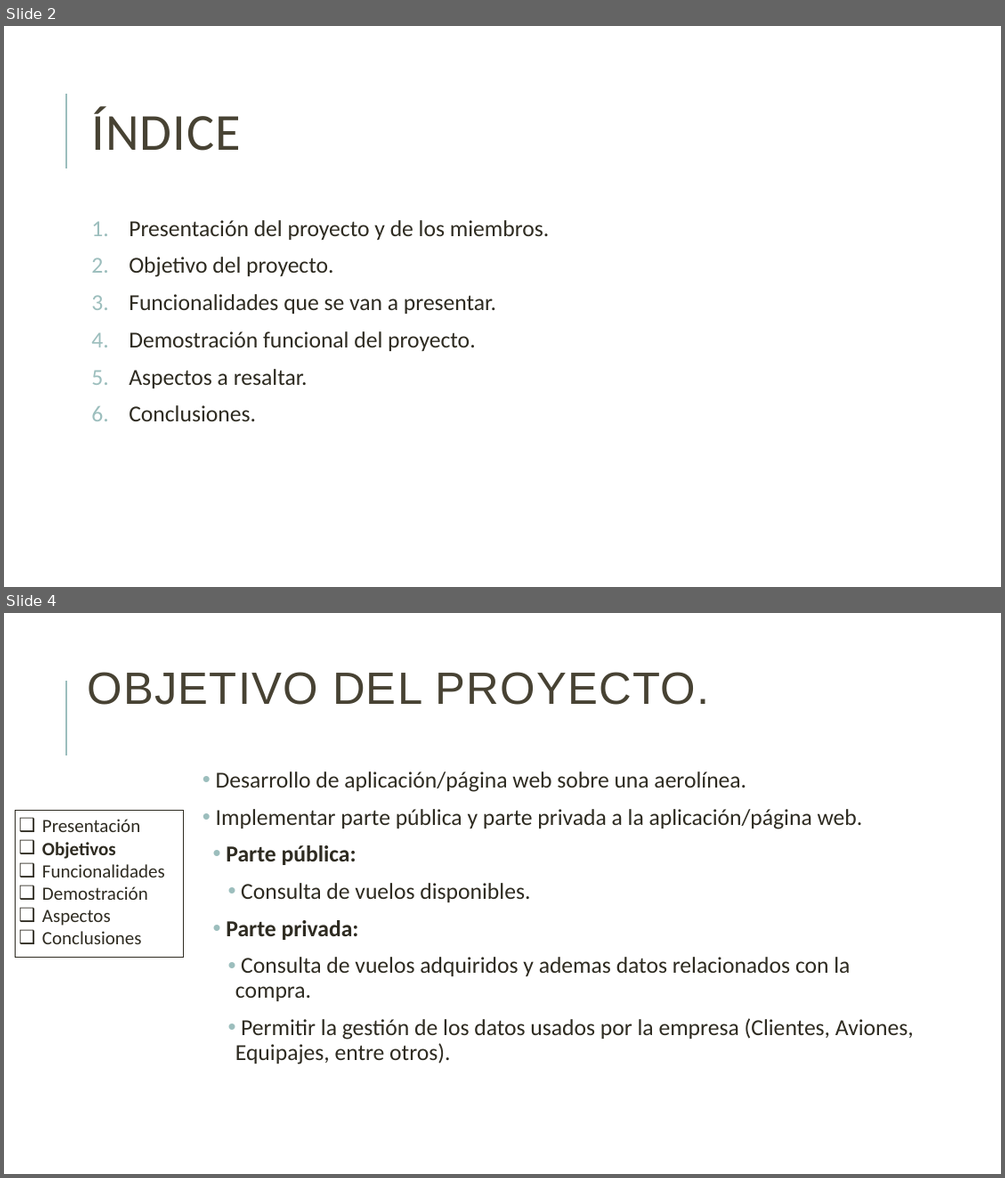
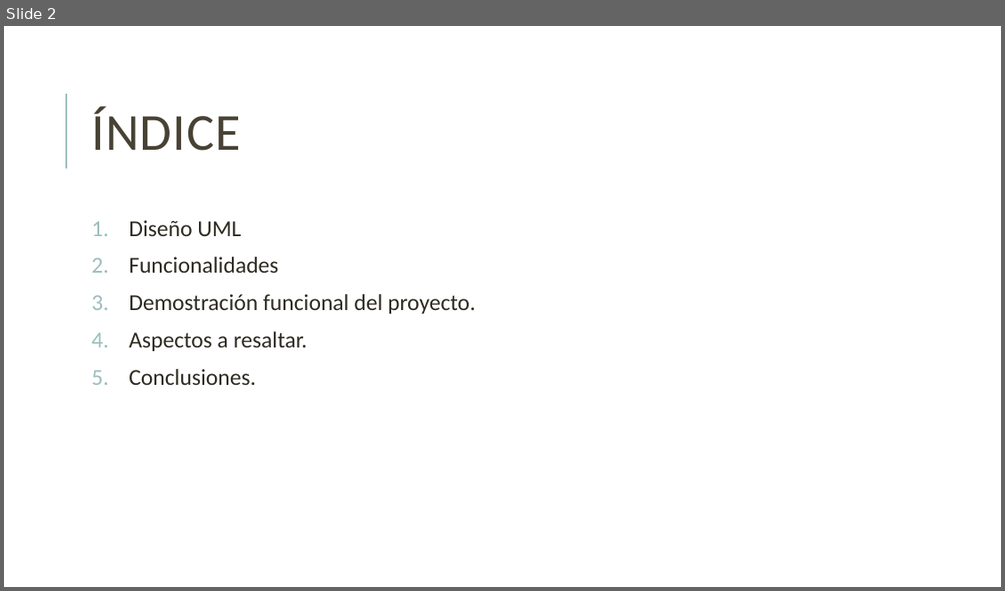
Before and after one commit to danielallhoff/M17-G4-AirDSS, a slide deck: AIRDSS.pptx. Shown one above the other, each under a label of ours: slides 2 and 4 before the commit, slide 2 after it; the slides between them are not shown. The pictures are 1005x1178 and 1005x591 pixels, drawn with LibreOffice and Linux fonts; fonts in the diff are those of the drawing. Boxes give left, top, right and bottom in pixels: in the first picture for what was removed or moved away, otherwise in the second. Text is boxed around its words. In the diff, an @@ line names an element or a change of style, - is before the commit and + after.

Commit message:
Esquema entrega 3 echo

```diff
--- a/AIRDSS.pptx
+++ b/AIRDSS.pptx
@@ slide 4 removed at [4, 613, 1001, 1174], background #FFFFFF; not listed: 1 template element that a slide beside it also shows @@
@@ title removed at [88, 672, 709, 705] @@
-OBJETIVO DEL PROYECTO.
@@ text removed at [216, 771, 914, 1064] @@
-• Desarrollo de aplicación/página web sobre una aerolínea.
-• Implementar parte pública y parte privada a la aplicación/página web.
-  • Parte pública:
-    • Consulta de vuelos disponibles.
-  • Parte privada:
-    • Consulta de vuelos adquiridos y ademas datos relacionados con la compra.
-    • Permitir la gestión de los datos usados por la empresa (Clientes, Aviones, Equipajes, entre otros).
@@ rectangle removed at [16, 811, 184, 957] @@
-❑ Presentación
-❑ Objetivos
-❑ Funcionalidades
-❑ Demostración
-❑ Aspectos
-❑ Conclusiones
@@ slide 2 changed as well @@
@@ text at [129, 220, 278, 273]: text changed @@
-1. Presentación del proyecto y de los miembros.
-2. Objetivo del proyecto.
-3. Funcionalidades que se van a presentar.
+1. Diseño UML
+2. Funcionalidades
```
Also in this commit, not shown: 6 other slides changed, 18 other slides removed.
